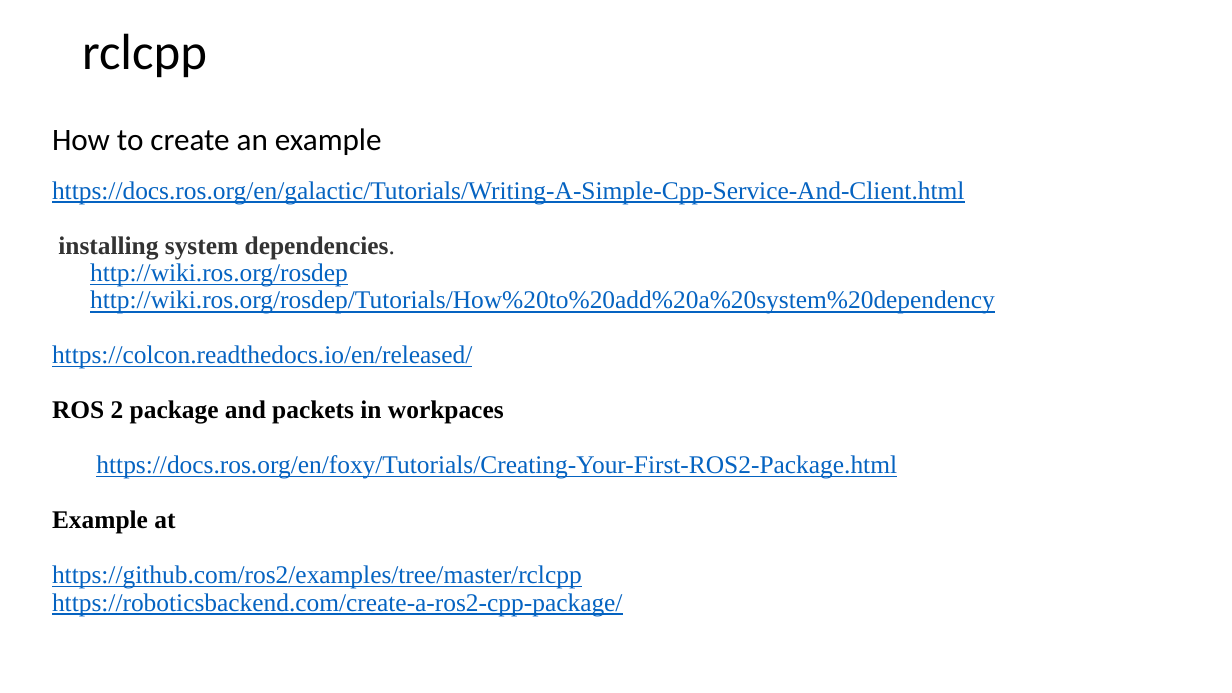
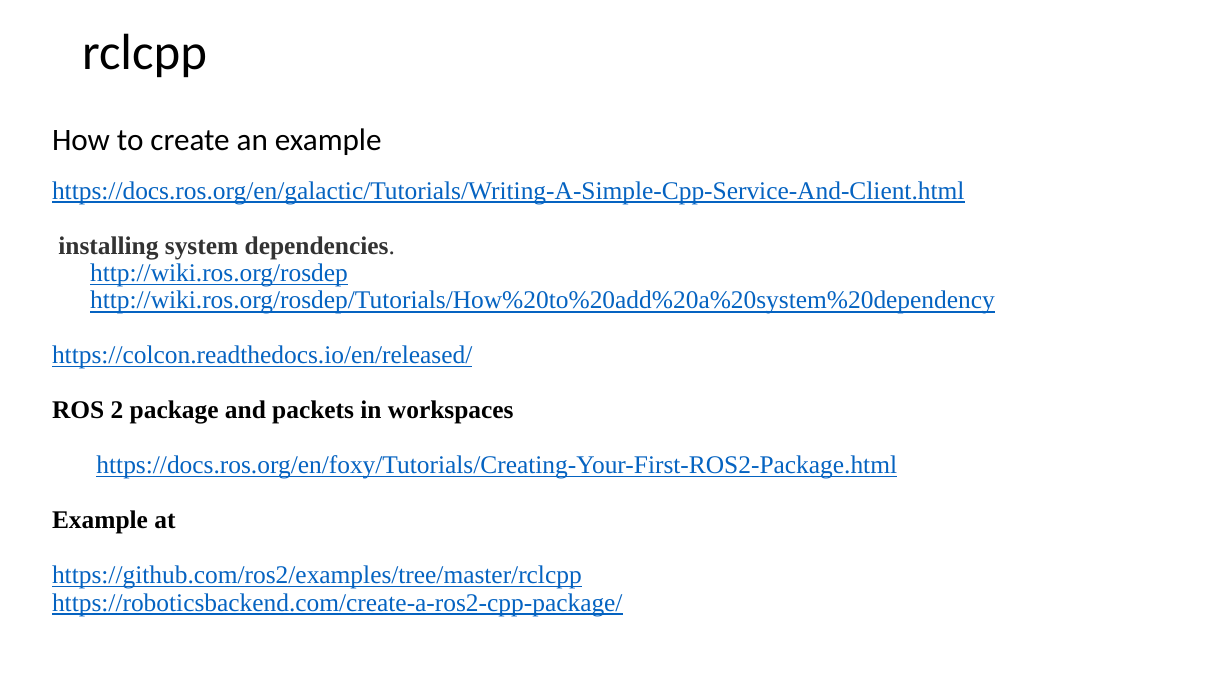
Before and after one commit to letrthong/ros2, a slide deck: slide 8 of ros2.pptx. Drawn at 1232x693 pixels with LibreOffice and Linux fonts; fonts in the diff are those of the drawing. Boxes give left, top, right and bottom in pixels: in the first picture for what was removed or moved away, otherwise in the second. Text is boxed around its words. In the diff, an @@ line names an element or a change of style, - is before the commit and + after.

```diff
--- a/ros2.pptx
+++ b/ros2.pptx
@@ title at (52,128,995,616): text changed @@
-How to create an example
-https://docs.ros.org/en/galactic/Tutorials/Writing-A-Simple-Cpp-Service-And-Client.html
-installing system dependencies.
-http://wiki.ros.org/rosdep
-http://wiki.ros.org/rosdep/Tutorials/How%20to%20add%20a%20system%20dependency
-https://colcon.readthedocs.io/en/released/
-ROS 2 package and packets in workpaces
-https://docs.ros.org/en/foxy/Tutorials/Creating-Your-First-ROS2-Package.html
-Example at
-https://github.com/ros2/examples/tree/master/rclcpp
-https://roboticsbackend.com/create-a-ros2-cpp-package/
+How to create an example
+https://docs.ros.org/en/galactic/Tutorials/Writing-A-Simple-Cpp-Service-And-Client.html
+installing system dependencies.
+http://wiki.ros.org/rosdep
+http://wiki.ros.org/rosdep/Tutorials/How%20to%20add%20a%20system%20dependency
+https://colcon.readthedocs.io/en/released/
+ROS 2 package and packets in workspaces
+https://docs.ros.org/en/foxy/Tutorials/Creating-Your-First-ROS2-Package.html
+Example at
+https://github.com/ros2/examples/tree/master/rclcpp
+https://roboticsbackend.com/create-a-ros2-cpp-package/
```
Also in this commit, not shown: 1 other file.
